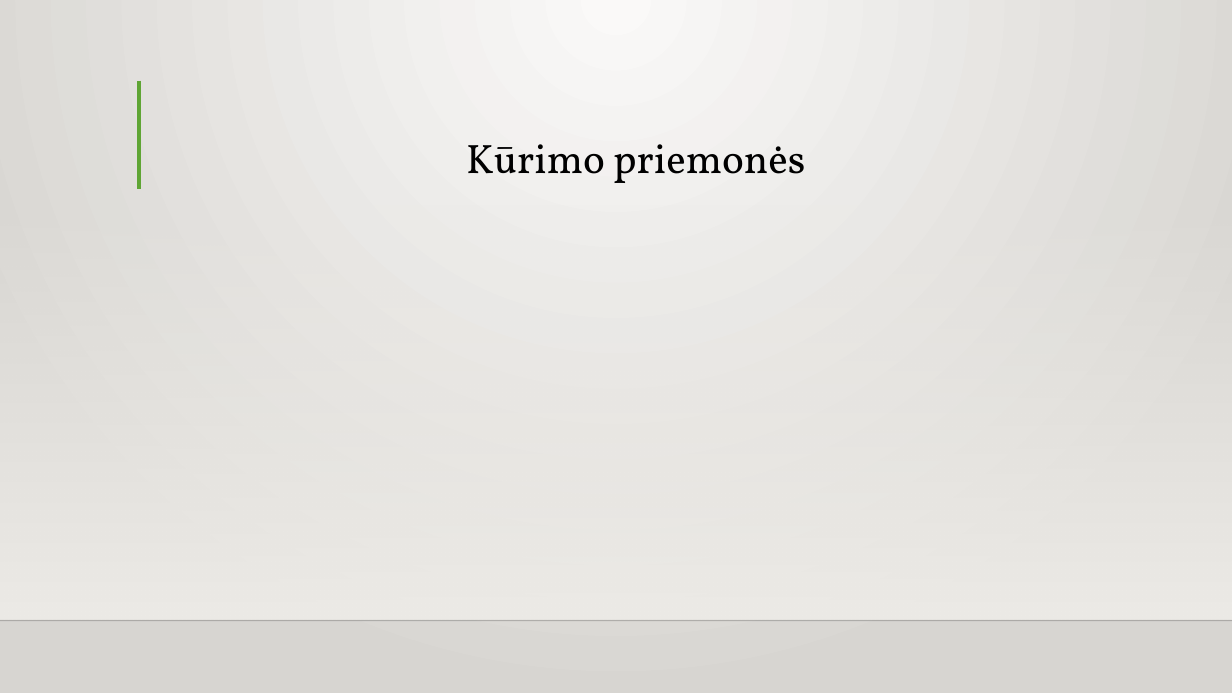
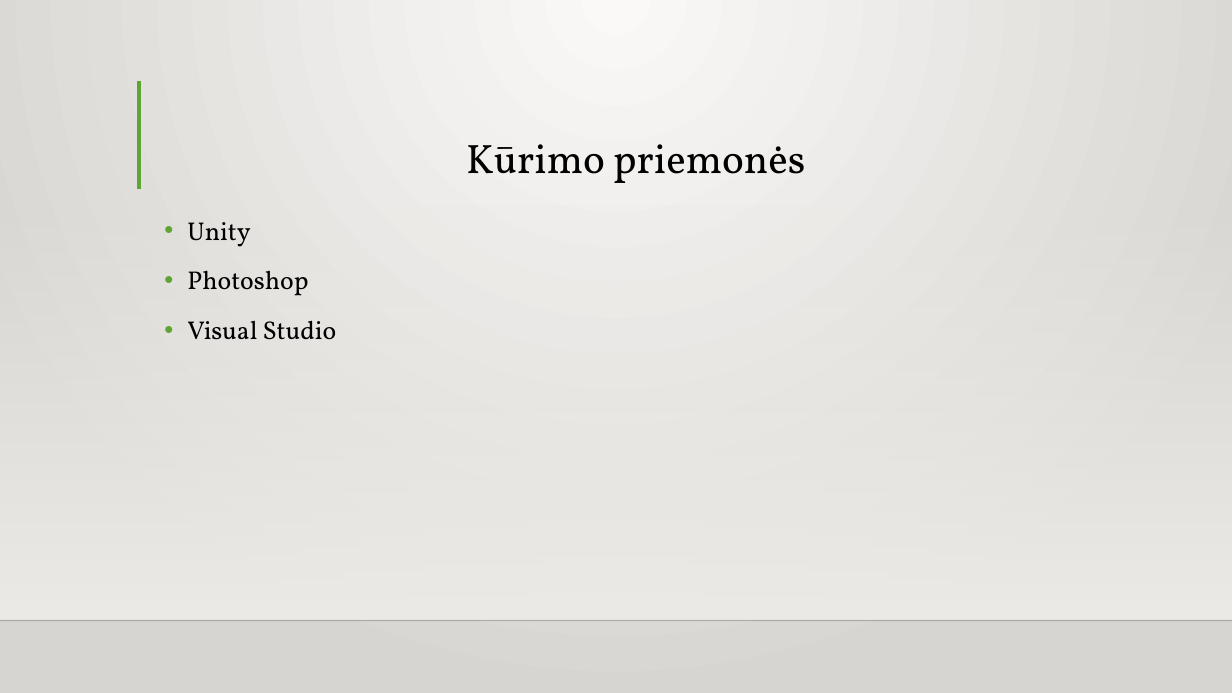
Before and after one commit to IgnasTrashDove1/Flappy, a slide deck: slide 12 of PĮ-antras-atsiskaitymas.pptx (slide 9 before the commit). Drawn at 1232x693 pixels with LibreOffice and Linux fonts; fonts in the diff are those of the drawing; background and template pictures are left out. Boxes give left, top, right and bottom in pixels: in the first picture for what was removed or moved away, otherwise in the second. Text is boxed around its words. In the diff, an @@ line names an element or a change of style, - is before the commit and + after.

```diff
--- a/PĮ-antras-atsiskaitymas.pptx
+++ b/PĮ-antras-atsiskaitymas.pptx
@@ text added at [187,222,337,340], 20 pt, text #000000 @@
+• Unity
+• Photoshop
+• Visual Studio
```
Also in this commit, not shown: 8 other slides changed, 5 slides added, 2 slides removed.
